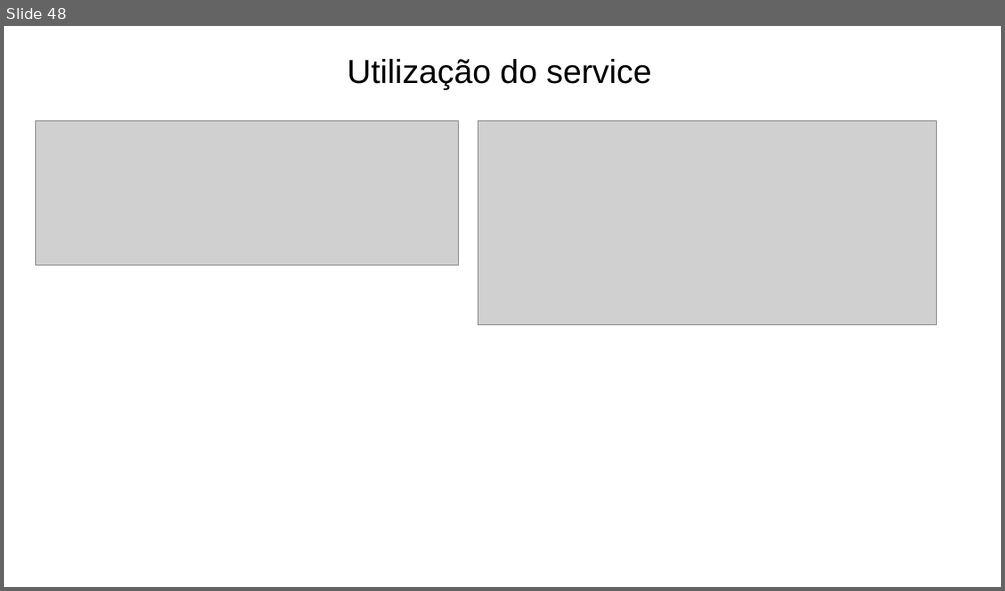
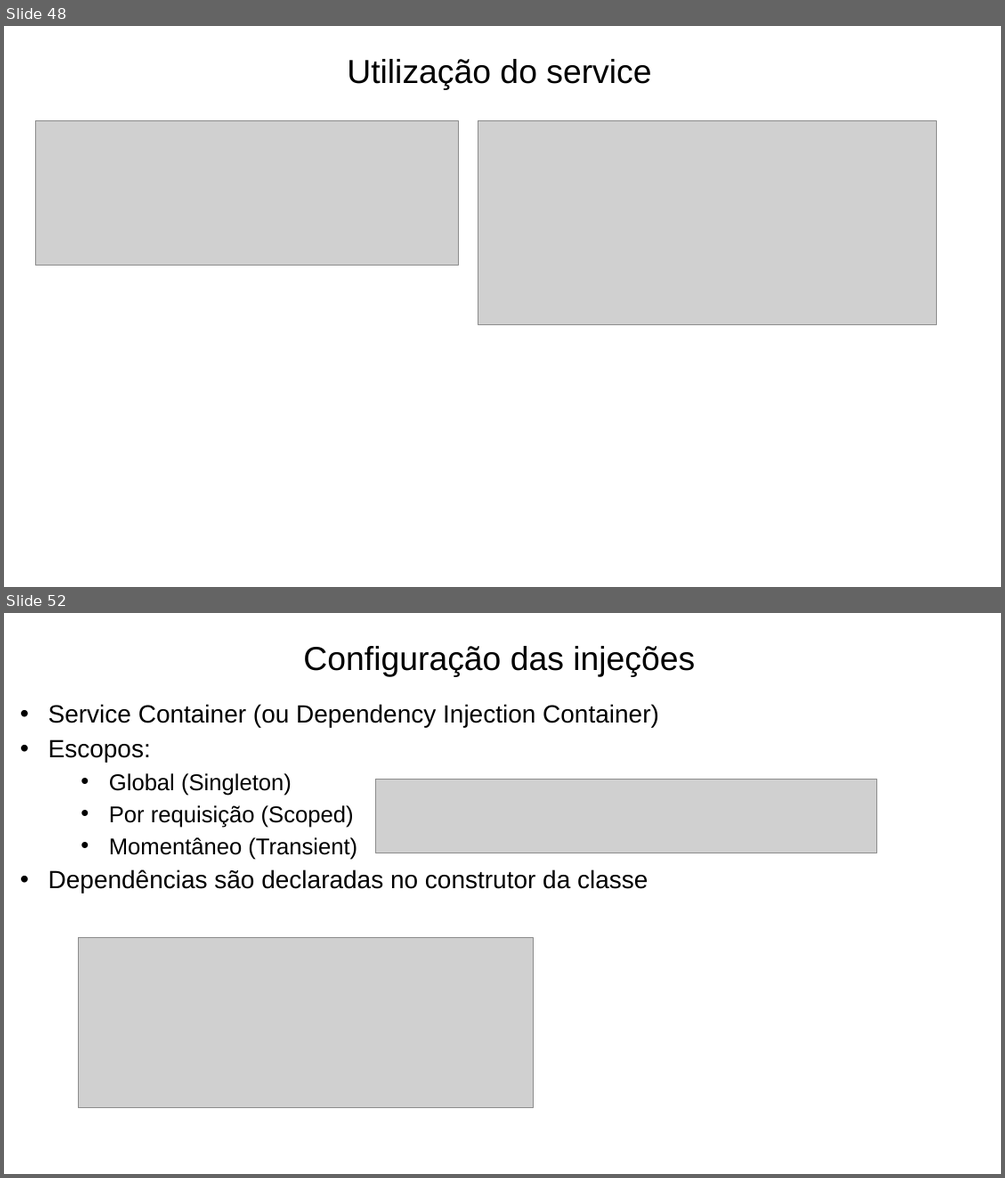
Before and after one commit to prodest/workshop-aspnet-core-mvc, a slide deck: workshop-aspnet-core-mvc.pptx. Shown one above the other, each under a label of ours: slide 48 before the commit, slides 48 and 52 after it; the slides between them are not shown. The pictures are 1005x591 and 1005x1178 pixels, drawn with LibreOffice and Linux fonts; fonts in the diff are those of the drawing; grey boxes stand for pictures; background and template pictures are left out. Boxes give left, top, right and bottom in pixels: in the first picture for what was removed or moved away, otherwise in the second. Text is boxed around its words. In the diff, an @@ line names an element or a change of style, - is before the commit and + after.

Commit message:
Ajustes no startup. Atualização da apresentação com injeção de dependências.

```diff
--- a/workshop-aspnet-core-mvc.pptx
+++ b/workshop-aspnet-core-mvc.pptx
@@ slide 52 added at box(4, 613, 1001, 1174), background #FFFFFF @@
@@ text added at box(303, 646, 695, 676), 32 pt, text #000000 @@
+Configuração das injeções
@@ text added at box(48, 704, 659, 892), 24 pt, text #000000 @@
+• Service Container (ou Dependency Injection Container)
+• Escopos:
+  • Global (Singleton)
+  • Por requisição (Scoped)
+  • Momentâneo (Transient)
+• Dependências são declaradas no construtor da classe
@@ picture added at box(376, 779, 877, 853) @@
@@ picture added at box(78, 938, 533, 1108) @@
```
Also in this commit, not shown: 1 slide changed, 7 other slides added, 2 other files.
